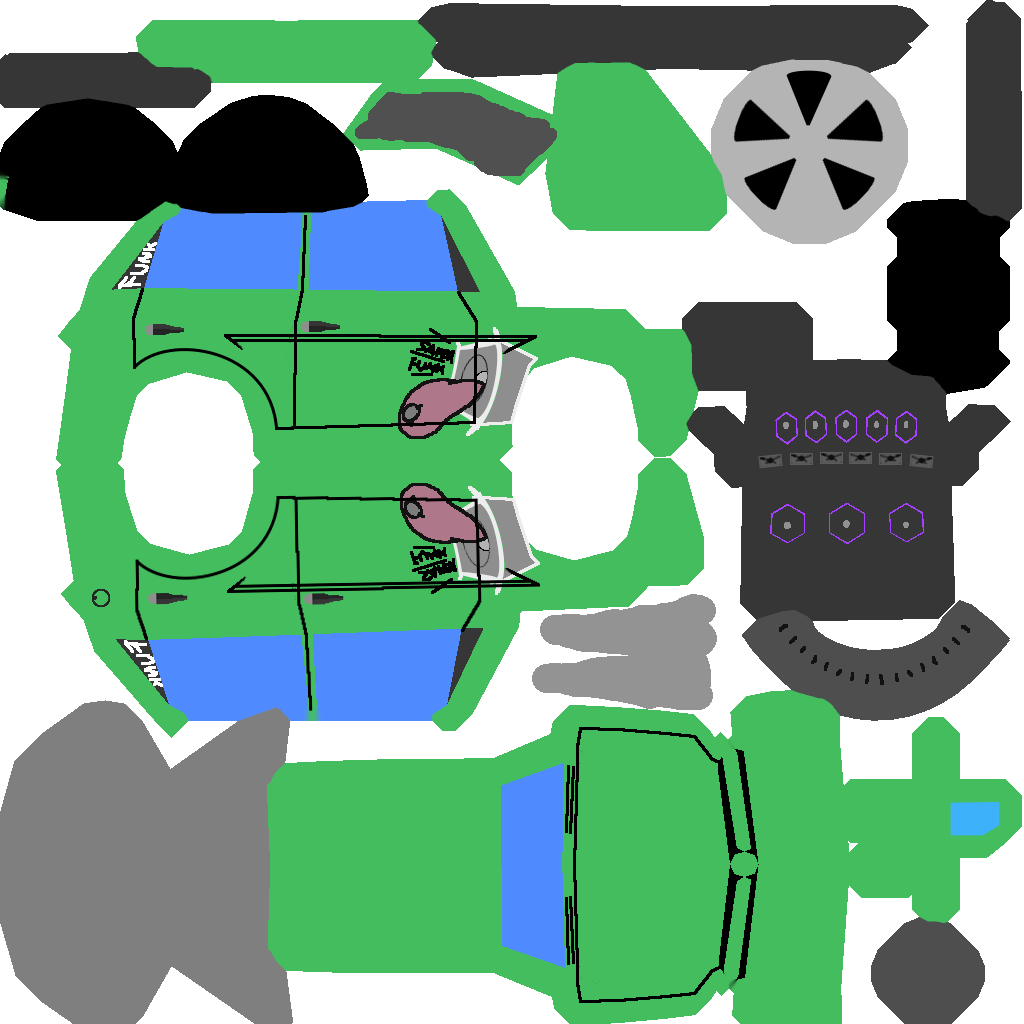
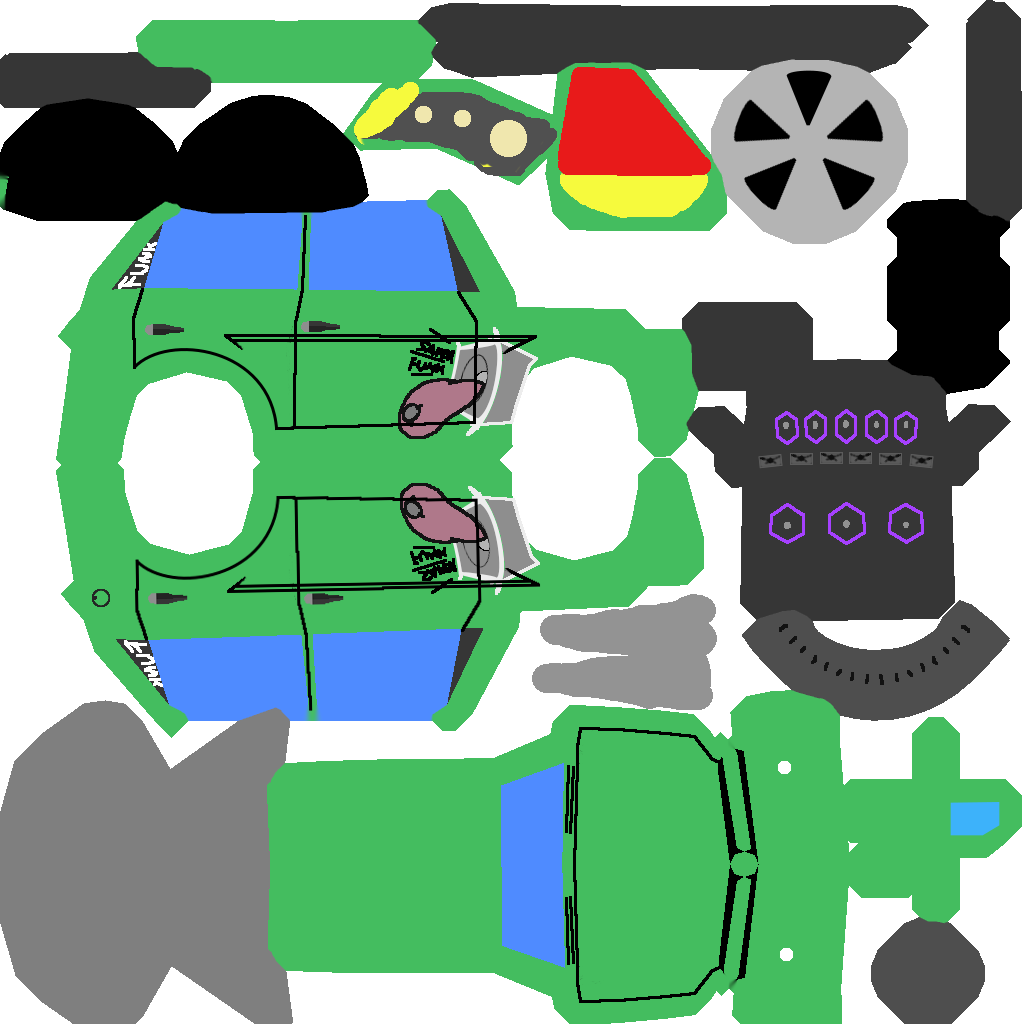
Layer changes from the first w=1024, h=1024 image to the second:
added layer "light_map.png" in group "color_map" over bbox(354, 67, 924, 961)
